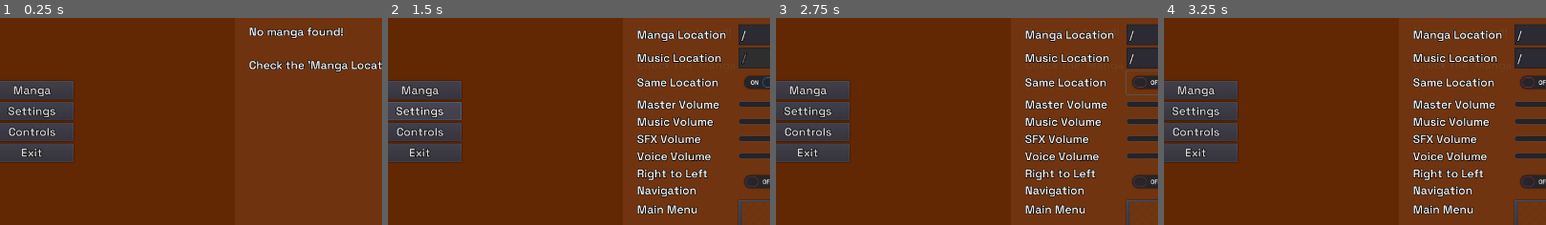
Above: before the commit, frames 1-4 (left to right).
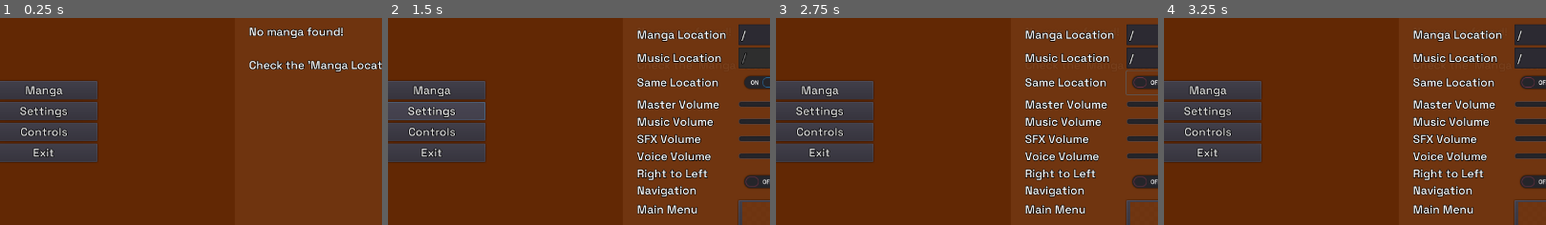
Above: after the commit, the same moments.

Repository: MrPoblin/Sound-Manga-Reader-Godot
Game: Godot game, scene res://Scenes/UI/Main.tscn
Same seed, same stepped clock (60 frames per second), same inputs: the game is played once before the commit and once after it. The engine's default icon, where the game draws it, is replaced by a stand-in: a white triangle on a blue panel in a dark square.
Inputs (mouse positions are % of the whole screen's width and height, from its top left):
- Up to frame 1 (0.25 s): no input
- Up to frame 2 (1.5 s): click "Manga" at 0.5 s; click "Settings" at 1.25 s
- Up to frame 3 (2.75 s): click (56, 17) at 2 s
- Up to frame 4 (3.25 s): click "Select Manga Location" at 2.75 s
The pictures show only the part of the screen within x 7-57%, y 2-52%; the shares and areas given below are measured in that part.

The runs differ from the first frame. In frame 1, 3.7% of the frame differs, in the area x 2-26%, y 30-70%; in frame 2, 3.8%; in frame 3, 3.7%; in frame 4, 3.7%.

Commit message:
Control MainMenuButtons using anchors

Diff:
--- a/Scenes/UI/Menu.tscn
+++ b/Scenes/UI/Menu.tscn
@@ -33,11 +33,8 @@
 [node name="MainMenuButtons" type="VBoxContainer" parent="."]
 anchor_left = 0.06
 anchor_top = 0.2
-anchor_right = 0.07
-anchor_bottom = 0.2
-margin_left = 0.200005
-margin_right = 126.92
-margin_bottom = 159.0
+anchor_right = 0.2
+anchor_bottom = 0.5
 
 [node name="resume_button" type="Button" parent="MainMenuButtons"]
 visible = false
@@ -48,7 +45,7 @@
 text = "Resume"
 
 [node name="manga_button" type="Button" parent="MainMenuButtons"]
-margin_right = 139.0
+margin_right = 179.0
 margin_bottom = 20.0
 mouse_default_cursor_shape = 2
 size_flags_horizontal = 3
@@ -56,7 +53,7 @@
 
 [node name="settings_button" type="Button" parent="MainMenuButtons"]
 margin_top = 24.0
-margin_right = 139.0
+margin_right = 179.0
 margin_bottom = 44.0
 mouse_default_cursor_shape = 2
 size_flags_horizontal = 3
@@ -64,7 +61,7 @@
 
 [node name="controls_button" type="Button" parent="MainMenuButtons"]
 margin_top = 48.0
-margin_right = 139.0
+margin_right = 179.0
 margin_bottom = 68.0
 mouse_default_cursor_shape = 2
 size_flags_horizontal = 3
@@ -72,7 +69,7 @@
 
 [node name="exit_button" type="Button" parent="MainMenuButtons"]
 margin_top = 72.0
-margin_right = 139.0
+margin_right = 179.0
 margin_bottom = 92.0
 mouse_default_cursor_shape = 2
 size_flags_horizontal = 3
